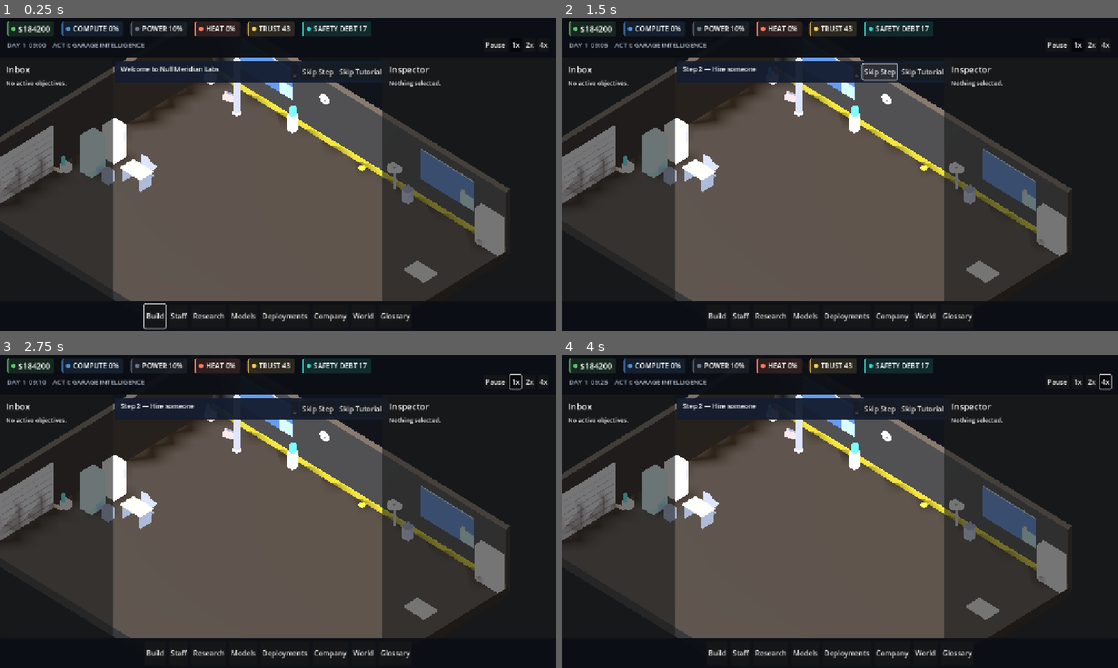
Above: before the commit, frames 1-4 (two rows, left to right).
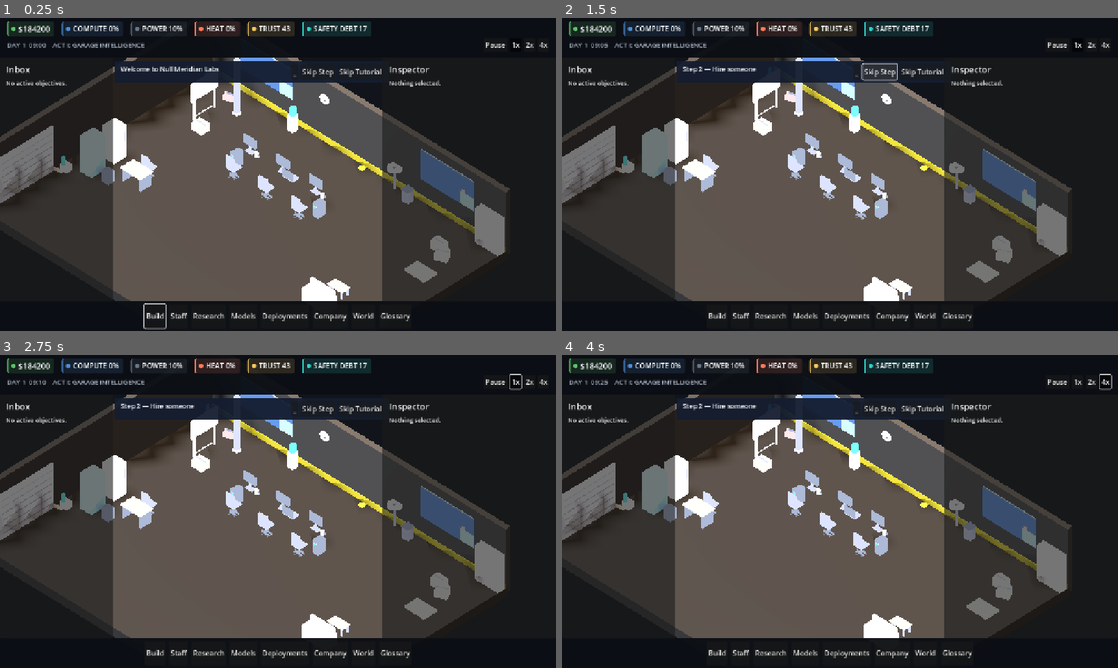
Above: after the commit, the same moments.

Repository: Fartoman94/alignment-pending
Game: Godot game, scene res://scenes/campaign.tscn
The game is run twice, just before and just after one commit, with the same random seed, the same clock (stepped at 60 frames per second) and the same inputs. This scene is started directly instead of the project's main scene.
Inputs:
- Up to frame 1 (0.25 s): no input
- Up to frame 2 (1.5 s): click "Skip Step" at 0.5 s; click "Skip Step" at 1.25 s
- Up to frame 3 (2.75 s): click "1x" at 2 s
- Up to frame 4 (4 s): click "2x" at 2.75 s; click "4x" at 3.5 s

The runs differ from the first frame. In frame 1, 2.2% of the frame differs, in the area x 34-85%, y 20-91%; in frame 2, 2.2%; in frame 3, 2.2%; in frame 4, 2.2%.

Commit message:
feat(art): garage density pass — desks, whiteboard, lounge dressing [P-RECOVERY-01/02]
Closes out the garage vertical-slice recovery package (docs/design/
GARAGE_VERTICAL_SLICE_REPORT.md has the full report and acceptance
checklist). Dresses the 3 starter desks (previous commit) and the rest
of the room: a chair, monitor and mug at each desk (desktop towers at
two, a laptop at the third for variety), a whiteboard "planning wall"
near the back-left corner, a sofa + coffee table "mini lounge" at the
opposite end of the route row from the existing break room, and a few
more storage boxes. Every asset here already existed in one of the two
supplied packs, imported since an earlier pass, unwired until now — no
new files copied in.

Also: docs/art/PLACEHOLDER_AUDIT.md (the recovery package's own
prompt-01 deliverable) and a real GPU re-profile — no meaningful
regression, draw calls/primitives rose in proportion to ~20 new static
props, all garage-tier-only.

Honest gate status in the report: P0 Behavior is fully done; two P0
Visual items are open (UI overlap not re-audited, and the staff roster
— confirmed dismissible on any other selection/tab click, not literally
stuck open as CURRENT_BUILD.png's single captured moment suggested —
is still a static docked panel, not the dedicated screen the brief
asks for). Named as the real remaining blocker, not declared done.

tools/bootstrap.sh: clean reimport, all smoke tests pass. Real GPU
profile: no meaningful FPS regression across all three scenarios.

Co-Authored-By: Claude Sonnet 5 <noreply@anthropic.com>

Diff:
--- a/game/src/world/campaign.gd
+++ b/game/src/world/campaign.gd
@@ -252,6 +252,36 @@
         _office_model("res://assets/models/mega/architecture/garage/pallet.glb", "GaragePallet", Vector3(7.5, 0.0, -3.2), 0.0)
         _office_model("res://assets/models/mega/architecture/garage/file_box.glb", "GarageFileBox", Vector3(7.7, 0.0, 5.6), 0.0)
         _office_model("res://assets/models/mega/architecture/garage/fan.glb", "GarageFan", Vector3(2.5, 0.0, -6.6), 0.0)
+        # Garage vertical-slice recovery pass ("garage debe ocupar ~70%
+        # del área jugable, no colocar objetos al azar — cada objeto debe
+        # tener función visual o narrativa"): dressing around the 3 real
+        # starter desks (MainMenu._seed_starting_workstations(), grid
+        # cells (2,1)/(3,1)/(4,1) = world x -3/-1/1, z -3) — a chair,
+        # monitor and mug at each, a desktop tower at two of the three
+        # and a laptop at the third for variety, a whiteboard "planning
+        # wall" near the back-left corner, and a sofa+coffee table "mini
+        # lounge" at the opposite end of the route row from the existing
+        # break room. Purely decorative like the rest of this block (not
+        # registered in BuildGrid._occupied) — same scope boundary
+        # KNOWN_ISSUES.md already documents for ambient decoration.
+        _office_model("res://assets/models/mega/furniture/office_chair.glb", "Desk1Chair", Vector3(-3.0, 0.0, -2.3), 180.0)
+        _office_model("res://assets/models/mega/computers/monitor.glb", "Desk1Monitor", Vector3(-3.0, 0.75, -3.3), 180.0)
+        _office_model("res://assets/models/mega/computers/desktop_tower.glb", "Desk1Tower", Vector3(-3.5, 0.0, -3.0), 0.0)
+        _office_model("res://assets/models/mega/props/mug.glb", "Desk1Mug", Vector3(-2.6, 0.75, -3.3), 0.0)
+        _office_model("res://assets/models/mega/furniture/office_chair.glb", "Desk2Chair", Vector3(-1.0, 0.0, -2.3), 180.0)
+        _office_model("res://assets/models/mega/computers/monitor.glb", "Desk2Monitor", Vector3(-1.0, 0.75, -3.3), 180.0)
+        _office_model("res://assets/models/mega/computers/laptop.glb", "Desk2Laptop", Vector3(-0.5, 0.75, -3.3), 180.0)
+        _office_model("res://assets/models/mega/furniture/office_chair.glb", "Desk3Chair", Vector3(1.0, 0.0, -2.3), 180.0)
+        _office_model("res://assets/models/mega/computers/monitor.glb", "Desk3Monitor", Vector3(1.0, 0.75, -3.3), 180.0)
+        _office_model("res://assets/models/mega/computers/desktop_tower.glb", "Desk3Tower", Vector3(1.5, 0.0, -3.0), 0.0)
+        _office_model("res://assets/models/mega/props/mug.glb", "Desk3Mug", Vector3(1.4, 0.75, -3.3), 0.0)
+        _office_model("res://assets/models/mega/furniture/whiteboard_stand.glb", "PlanningWhiteboard", Vector3(-7.0, 0.0, -4.5), 90.0)
+        _office_model("res://assets/models/mega/furniture/sofa_two_seat.glb", "LoungeSofa", Vector3(6.0, 0.0, 1.5), 180.0)
+        _office_model("res://assets/models/mega/furniture/coffee_table.glb", "LoungeTable", Vector3(6.0, 0.0, 0.3), 0.0)
+        _office_model("res://assets/models/mega/props/pizza_box.glb", "LoungePizzaBox", Vector3(6.0, 0.35, 0.3), 15.0)
+        _office_model("res://assets/models/mega/props/cardboard_box.glb", "StorageBox1", Vector3(6.8, 0.0, -5.0), 0.0)
+        _office_model("res://assets/models/mega/props/cardboard_box.glb", "StorageBox2", Vector3(7.4, 0.0, -4.6), 25.0)
+        _office_model("res://assets/models/mega/props/cardboard_box.glb", "StorageBox3", Vector3(-6.3, 0.0, -3.6), 0.0)
         _office_model("res://assets/models/mega/architecture/garage/extension_cord.glb", "GarageExtensionCord", Vector3(0.5, 0.02, -6.6), 0.0)
         _office_model("res://assets/models/mega/architecture/garage/broom.glb", "GarageBroom", Vector3(-8.6, 0.0, 2.8), 15.0)
     elif tier == "small_office" or tier == "medium_office":
Not shown, added: docs/art/PLACEHOLDER_AUDIT.md
Not shown, added: docs/design/GARAGE_VERTICAL_SLICE_REPORT.md
Not shown, changed: docs/performance/REAL_GPU_PROFILE.md
